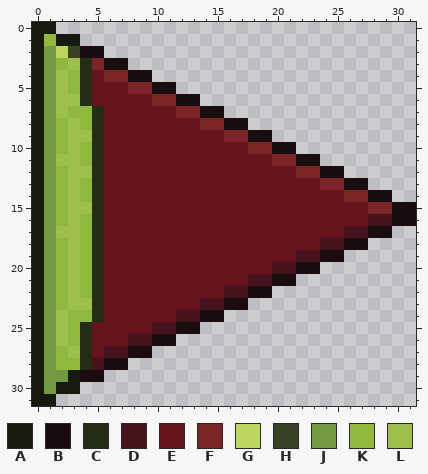
Pixel-art sprite -- Fruit Bowl.gmx/sprites/images/sprCherrySpikeRight_0.png. Above: the version before the commit.
The file is 32x32 pixels. Colours within 5 levels of each other are drawn and written as one.
Palette (. is transparent): A #16190d  B #190d0f  C #262d16  D #47141e  E #66141b  F #7c2526  G #bcd660  H #394224  J #739941  K #8fb83e  L #9ebf4c
Pixels before, first column x 0:
 0 AA..............................
 1 AKAA............................
 2 AJGHBB..........................
 3 AJKLCFBB........................
 4 AJLKCEFFBB......................
 5 AJLKCEEEFFBB....................
 6 AJLLCEEEEEFFBB..................
 7 AJLKKCEEEEEEFFBB................
 8 AJKLKCEEEEEEEEFFBB..............
 9 AJKLLCEEEEEEEEEEFFBB............
10 AJKLKCEEEEEEEEEEEEFFBB..........
11 AJLLKCEEEEEEEEEEEEEEFFBB........
12 AJKLLCEEEEEEEEEEEEEEEEFFBB......
13 AJKLKCEEEEEEEEEEEEEEEEEEFFBB....
14 AJKLKCEEEEEEEEEEEEEEEEEEEEFFBB..
15 AJKLLCEEEEEEEEEEEEEEEEEEEEEEFFBB
16 AJKLKCEEEEEEEEEEEEEEEEEEEEEEDDBB
17 AJLLKCEEEEEEEEEEEEEEEEEEEEDDBB..
18 AJKLKCEEEEEEEEEEEEEEEEEEDDBB....
19 AJKLKCEEEEEEEEEEEEEEEEDDBB......
20 AJKLKCEEEEEEEEEEEEEEDDBB........
21 AJKLKCEEEEEEEEEEEEDDBB..........
22 AJKLKCEEEEEEEEEEDDBB............
23 AJKLLCEEEEEEEEDDBB..............
24 AJLKKCEEEEEEDDBB................
25 AJLKCEEEEEDDBB..................
26 AJLKCEEEDDBB....................
27 AJKLCEDDBB......................
28 AJKKCDBB........................
29 AJJABB..........................
30 AJAA............................
31 AA..............................
After:
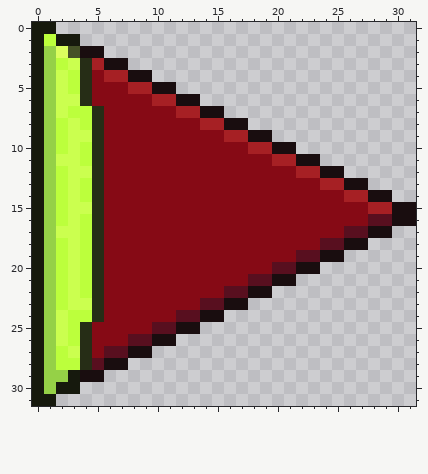
Message: cherry contrast bump
What changed:
colour D: #47141e -> #580f1f
colour E: #66141b -> #860a15
colour F: #7c2526 -> #a62024
colour G: #bcd660 -> #dbff5e
colour H: #394224 -> #455127
colour J: #739941 -> #95d147
colour K: #8fb83e -> #bcff3c
colour L: #9ebf4c -> #cbff4f
Boxes around the changes in both pictures, in picture pixels (x1, y1, x2, y2):
changed: (44, 34, 392, 394)
